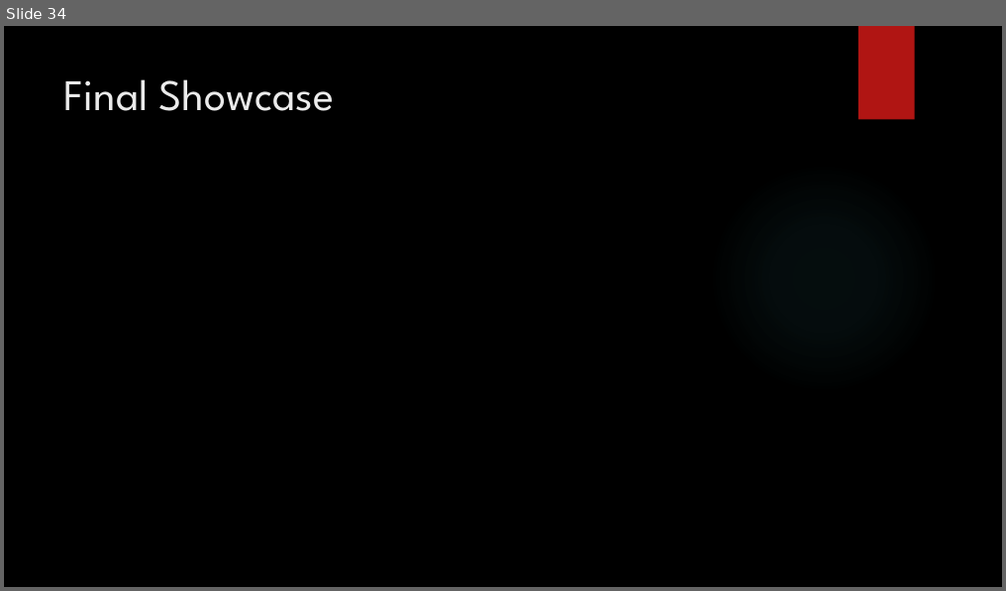
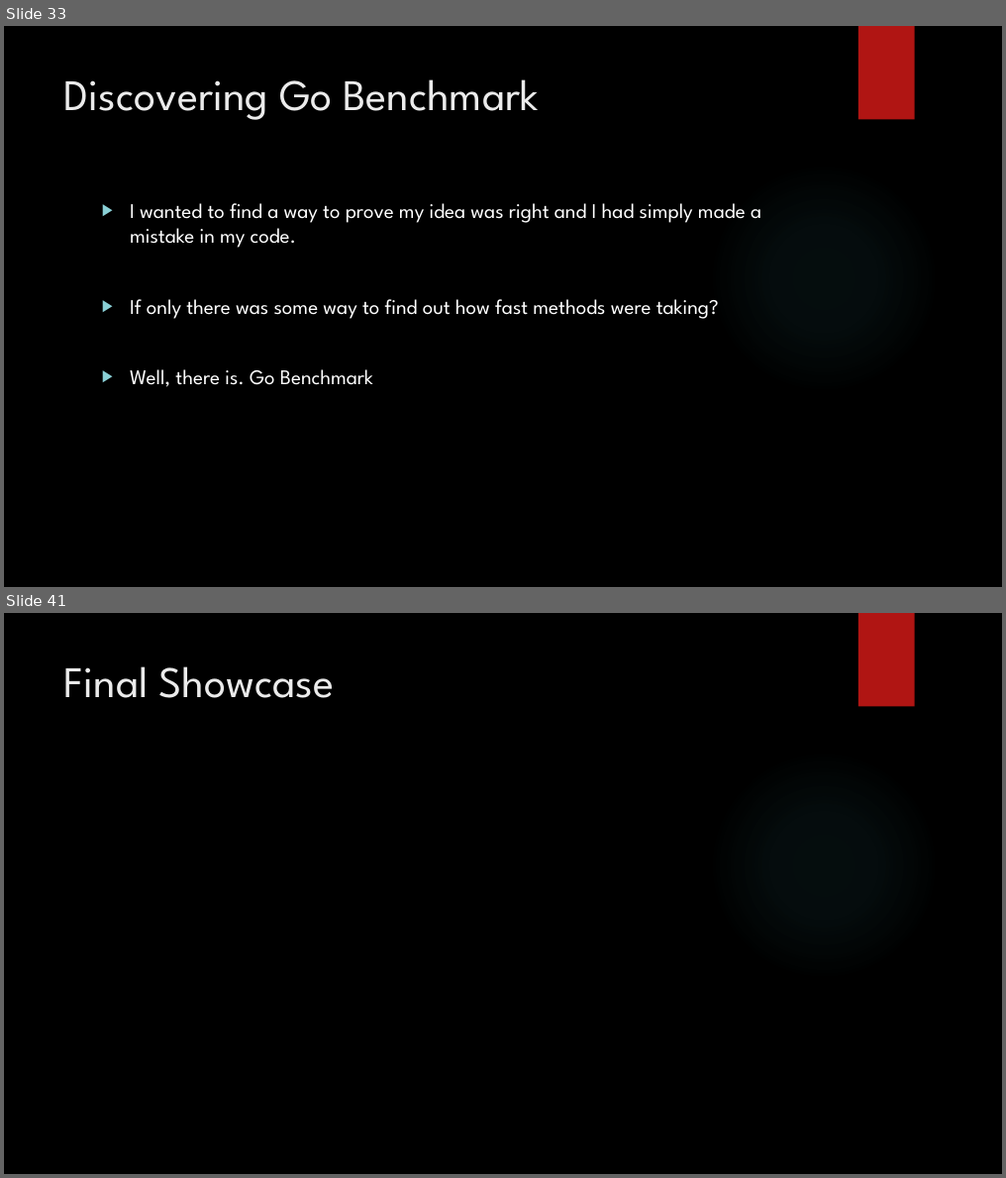
Before and after one commit to jaminologist/GopherLife, a slide deck: GopherLife.pptx. Shown one above the other, each under a label of ours: slide 34 before the commit, slides 33 and 41 after it; the slides between them are not shown. The pictures are 1006x591 and 1006x1178 pixels, drawn with LibreOffice and Linux fonts; fonts in the diff are those of the drawing; background and template pictures are left out. Boxes give left, top, right and bottom in pixels: in the first picture for what was removed or moved away, otherwise in the second. Text is boxed around its words. In the diff, an @@ line names an element or a change of style, - is before the commit and + after.

```diff
--- a/GopherLife.pptx
+++ b/GopherLife.pptx
@@ slide 33 added at [4, 26, 1002, 587], background picture (left out); not listed: 2 template elements that a slide beside it also shows @@
@@ title added at [64, 79, 539, 120], 42 pt, text #EBEBEB @@
+Discovering Go Benchmark
@@ text added at [130, 203, 761, 387], 20 pt, text #FFFFFF @@
+▶ I wanted to find a way to prove my idea was right and I had simply made a mistake in my code.
+▶ If only there was some way to find out how fast methods were taking?
+▶ Well, there is. Go Benchmark
@@ what was slide 34 is now slide 41 @@
```
Also in this commit, not shown: 15 slides changed, 16 other slides added, 15 slides removed, 8 other files.
